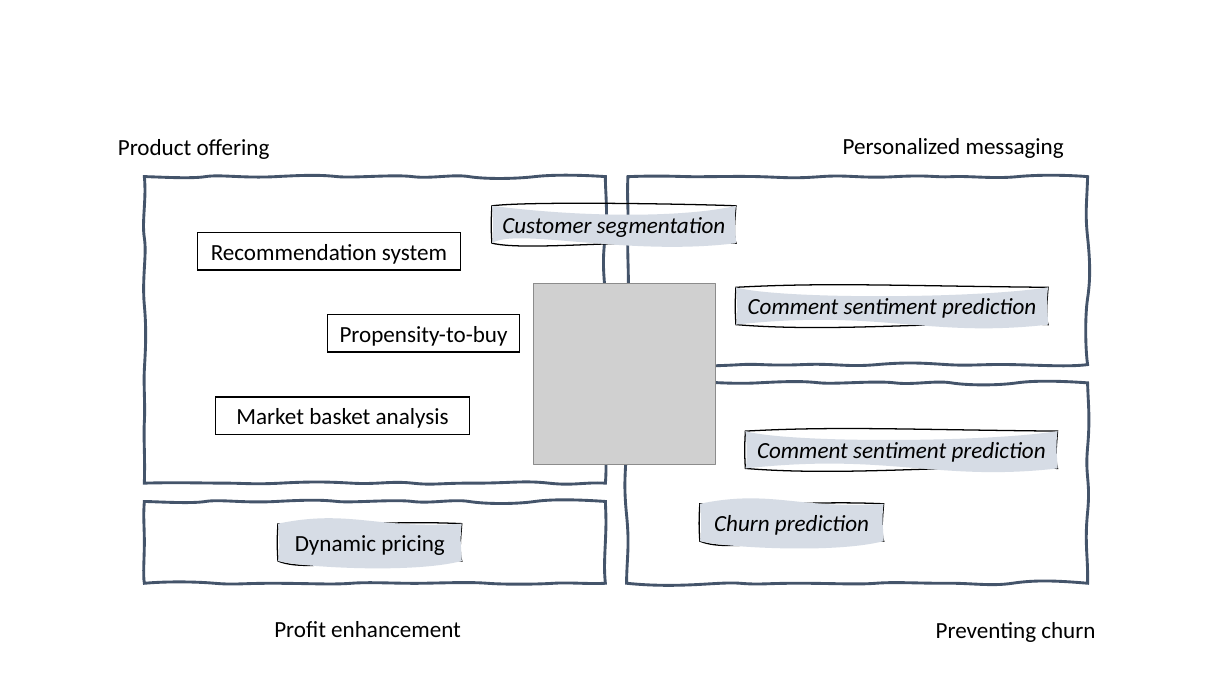
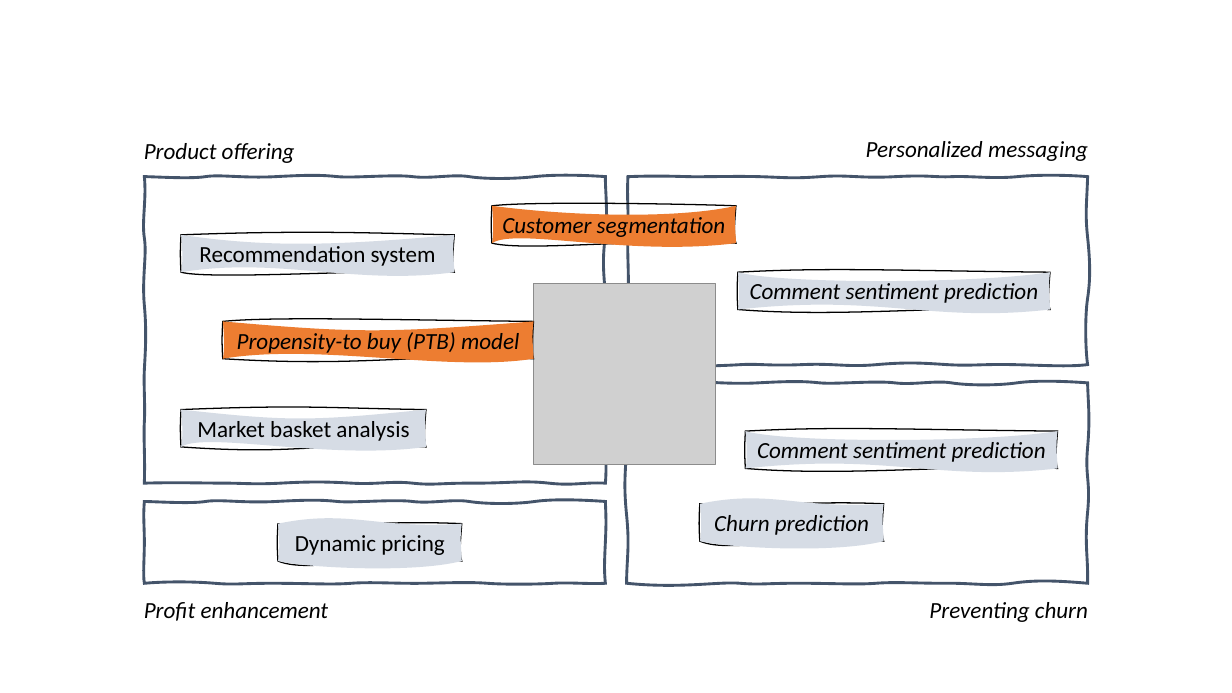
Before and after one commit to peerapat-t/Full-customer-funnel-and-machine-learing, a slide deck: slide 2 of Presentation2.pptx. Drawn at 1232x693 pixels with LibreOffice and Linux fonts; fonts in the diff are those of the drawing; grey boxes stand for pictures. Boxes give left, top, right and bottom in pixels: in the first picture for what was removed or moved away, otherwise in the second. Text is boxed around its words. In the diff, an @@ line names an element or a change of style, - is before the commit and + after.

Commit message:
finish propensity to buy

```diff
--- a/Presentation2.pptx
+++ b/Presentation2.pptx
@@ text "Product offering": place and size @@
-text "Product offering" at bbox=[118, 139, 270, 159]
+text "Product offering" at bbox=[144, 143, 295, 163]
@@ text "Personalized messaging": place and size @@
-text "Personalized messaging" at bbox=[843, 138, 1064, 158]
+text "Personalized messaging" at bbox=[866, 141, 1088, 161]
@@ text "Personalized messaging" at bbox=[866, 141, 1088, 161]: italic on; alignment left to right @@
@@ freeform shape "Customer segmentation" at bbox=[492, 206, 736, 243]: fill #D6DCE5 to #ED7D31 @@
@@ freeform shape added at bbox=[181, 235, 455, 272], fill #D6DCE5, outline #000000 1 pt, 18 pt, text #000000 @@
+Recommendation system
@@ rectangle removed at bbox=[198, 233, 460, 270] @@
-Recommendation system
@@ freeform shape "Comment sentiment prediction": place and size @@
-freeform shape "Comment sentiment prediction" at bbox=[736, 287, 1048, 324]
+freeform shape "Comment sentiment prediction" at bbox=[738, 273, 1051, 310]
@@ freeform shape added at bbox=[223, 322, 533, 359], fill #ED7D31, outline #000000 1 pt, 18 pt, text #000000, italic @@
+Propensity-to buy (PTB) model
@@ rectangle removed at bbox=[327, 315, 519, 352] @@
-Propensity-to-buy
@@ freeform shape added at bbox=[181, 409, 426, 446], fill #D6DCE5, outline #000000 1 pt, 18 pt, text #000000 @@
+Market basket analysis
@@ rectangle removed at bbox=[215, 397, 470, 434] @@
-Market basket analysis
@@ italic on in 3 elements at bbox=[144, 143, 295, 163], bbox=[929, 602, 1088, 622], bbox=[144, 602, 329, 621] @@
@@ text "Profit enhancement": place and size @@
-text "Profit enhancement" at bbox=[274, 621, 461, 637]
+text "Profit enhancement" at bbox=[144, 602, 329, 621]
@@ text "Preventing churn": place and size @@
-text "Preventing churn" at bbox=[936, 622, 1095, 642]
+text "Preventing churn" at bbox=[929, 602, 1088, 622]
```
Also in this commit, not shown: 1 other file.
